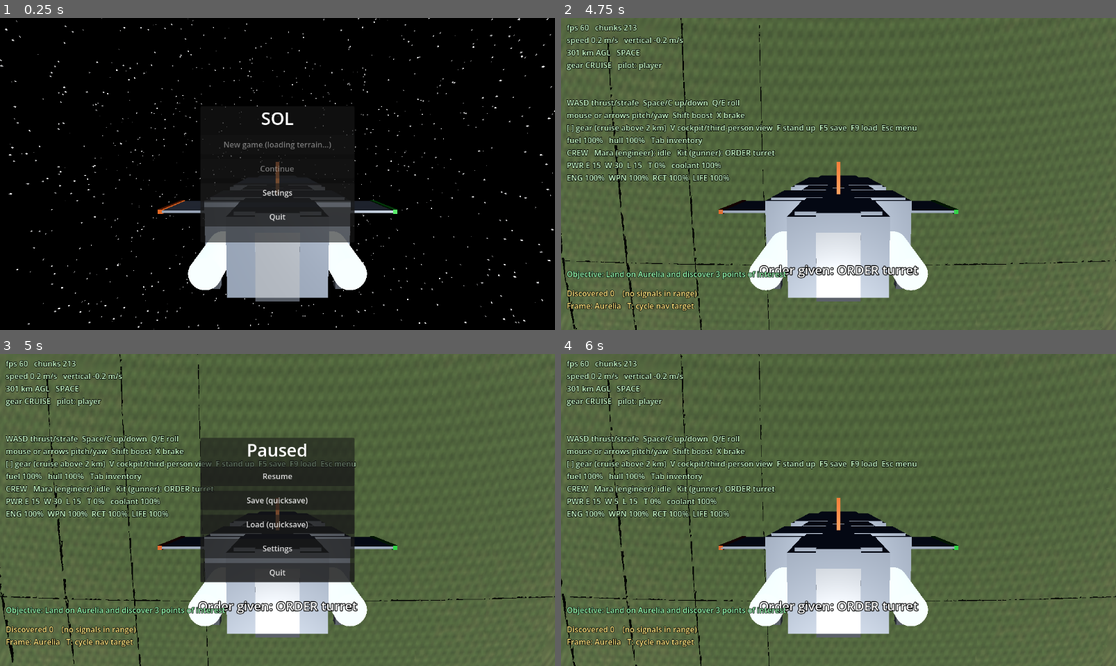
Above: before the commit, frames 1-4 (two rows, left to right).
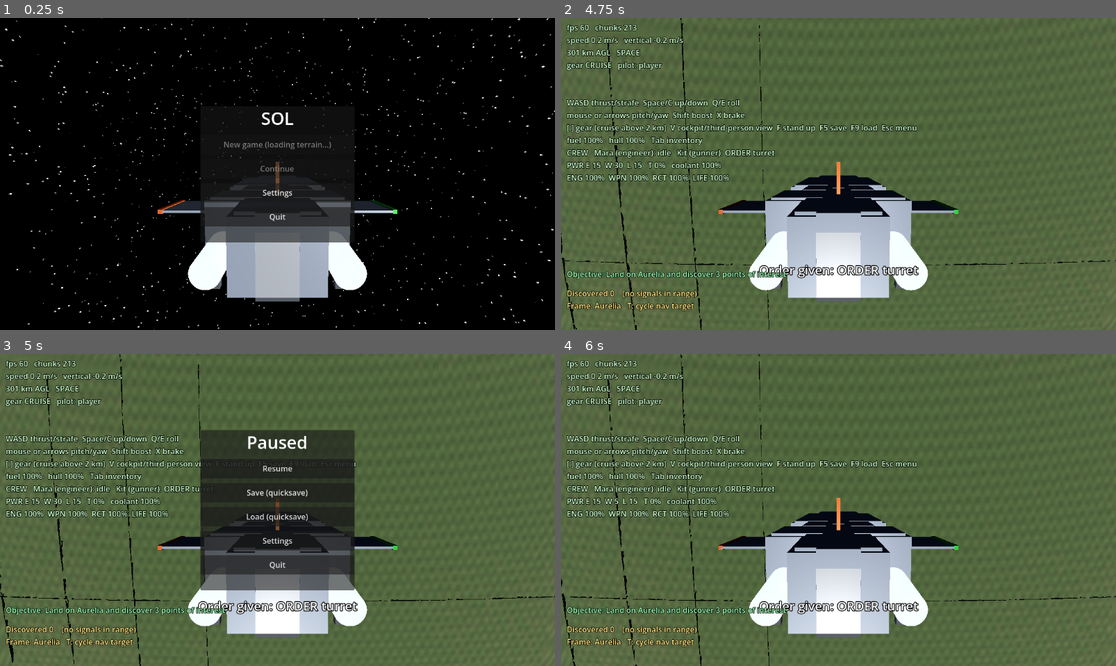
Above: after the commit, the same moments.

Repository: dryweather-2544/Sol
Game: Godot game, scene res://scenes/main.tscn
The game is run twice, just before and just after one commit, with the same random seed, the same clock (stepped at 60 frames per second) and the same inputs.
Inputs (mouse positions are in pixels of both pictures, inside the frame that each line leads up to):
- Up to frame 1 (0.25 s): no input
- Up to frame 2 (4.75 s): tap Enter at 0.5 s; move the mouse to (960, 158) at 0.52 s; hold E (roll_right) 0.53-1.25 s; hold Shift (boost) 0.53-1.25 s; click (960, 158) at 0.67 s; click "New game" at 1.25 s; move the mouse to (810, 174) at 2.02 s; hold ] (gear_up) from 2.03 s (still down); tap R (crew_fix) at 2.1 s; move the mouse to (849, 167) at 2.77 s; hold P (crew_power) 2.78-3.53 s; move the mouse to (832, 180) at 3.52 s; tap G (crew_turret) at 3.6 s; move the mouse to (877, 177) at 4.27 s; press the mouse at (877, 177) at 4.28 s
- Up to frame 3 (5 s): keep holding ] (gear_up); tap Escape (pause) at 4.9 s
- Up to frame 4 (6 s): release ] (gear_up) at 5 s; release the mouse at (877, 513) at 5 s; drag from (672, 463) to (755, 432) at 5.02 s; click "Resume" at 5.75 s

Frames 1-2 are identical in both runs. In frame 3, 4.3% of the frame differs, in the area x 36-64%, y 24-76%; in frame 4, nothing differs.

Commit message:
N0: perf tool reports draw calls, memory and physics time; baseline recorded
tools/perf_run.gd takes a WxH argument and prints draw calls,
primitives, physics/script time and memory. Baseline at 1920x942 (the
display is 1080p, so no true 1440p number) is in tests/perf/results.md.
The pause menu no longer frees its reused status label. PLAYING.md now
documents the ship, the crew hotkeys and the Mayday errand.

tools/run_tests.sh on the Mac, Godot 4.7.2:
Godot 4.7.2-stable (official) | files 46 | tests 225 | assertions 93953 | failures 0
(The pause-menu change was not re-run in the real scene: the screen was needed.)

Co-Authored-By: Claude Sonnet 5.5 <noreply@anthropic.com>

Diff:
--- a/src/ui/pause_menu.gd
+++ b/src/ui/pause_menu.gd
@@ -67,7 +67,8 @@
 	get_tree().paused = true
 	for child in _box.get_children():
 		_box.remove_child(child)
-		child.queue_free()
+		if child != _status: # _status is reused on every page; freeing it broke the next show_page
+			child.queue_free()
 	match page:
 		Page.TITLE:
 			_add_title("SOL")
--- a/tools/perf_run.gd
+++ b/tools/perf_run.gd
@@ -25,7 +25,17 @@
 var _last_ticks := 0
 
 
+var _max_draw_calls := 0.0
+var _max_primitives := 0.0
+var _max_physics_ms := 0.0
+var _max_process_ms := 0.0
+
+
 func _initialize() -> void:
+	# Optional argument WxH (e.g. 2560x1440) sets the window size: godot ... -s res://tools/perf_run.gd -- 2560x1440
+	for argument in OS.get_cmdline_user_args():
+		if argument.contains("x") and argument.split("x").size() == 2 and argument.split("x")[0].is_valid_int():
+			DisplayServer.window_set_size(Vector2i(int(argument.split("x")[0]), int(argument.split("x")[1])))
 	_main = load("res://scenes/main.tscn").instantiate()
 	root.add_child(_main)
 	_last_ticks = Time.get_ticks_usec()
@@ -52,6 +62,10 @@
 	elif not ship.state.landed:
 		phase = "descent_low"
 	_samples[phase].append(frame_ms)
+	_max_draw_calls = maxf(_max_draw_calls, Performance.get_monitor(Performance.RENDER_TOTAL_DRAW_CALLS_IN_FRAME))
+	_max_primitives = maxf(_max_primitives, Performance.get_monitor(Performance.RENDER_TOTAL_PRIMITIVES_IN_FRAME))
+	_max_physics_ms = maxf(_max_physics_ms, Performance.get_monitor(Performance.TIME_PHYSICS_PROCESS) * 1000.0)
+	_max_process_ms = maxf(_max_process_ms, Performance.get_monitor(Performance.TIME_PROCESS) * 1000.0)
 	if _frames % 600 == 0 and OS.get_cmdline_user_args().has("trace"):
 		print("t=", _frames, " agl ", ship.state.altitude_above_ground, " speed ", ship.state.speed(), " hull ", ship.state.hull, " fuel ", ship.state.fuel, " gear ", ship.state.gear, " landed ", ship.state.landed, " msg ", ship.state.status_message)
 	if ship.state.landed:
@@ -76,3 +90,6 @@
 		var average: float = total / samples.size()
 		print("%s: %d frames  avg %.2f ms (%.0f fps)  p95 %.2f ms  worst %.2f ms  min fps %.0f" % [phase, samples.size(), average, 1000.0 / average, samples[int(samples.size() * 0.95)], samples[-1], 1000.0 / samples[-1]])
 	print("chunks displayed at end: ", _main.terrain.displayed_chunk_count())
+	print("max draw calls %d  max primitives %d  max physics tick %.2f ms  max script process %.2f ms" % [_max_draw_calls, _max_primitives, _max_physics_ms, _max_process_ms])
+	print("memory: static %.0f MB (peak %.0f MB), video RAM %.0f MB, texture %.0f MB" % [Performance.get_monitor(Performance.MEMORY_STATIC) / 1048576.0, Performance.get_monitor(Performance.MEMORY_STATIC_MAX) / 1048576.0,
+		Performance.get_monitor(Performance.RENDER_VIDEO_MEM_USED) / 1048576.0, Performance.get_monitor(Performance.RENDER_TEXTURE_MEM_USED) / 1048576.0])
Not shown, added: tools/slice_check.gd.uid
Not shown, changed: docs/DEV_STATUS.md
Not shown, changed: docs/PLAYING.md
Not shown, changed: tests/perf/results.md
